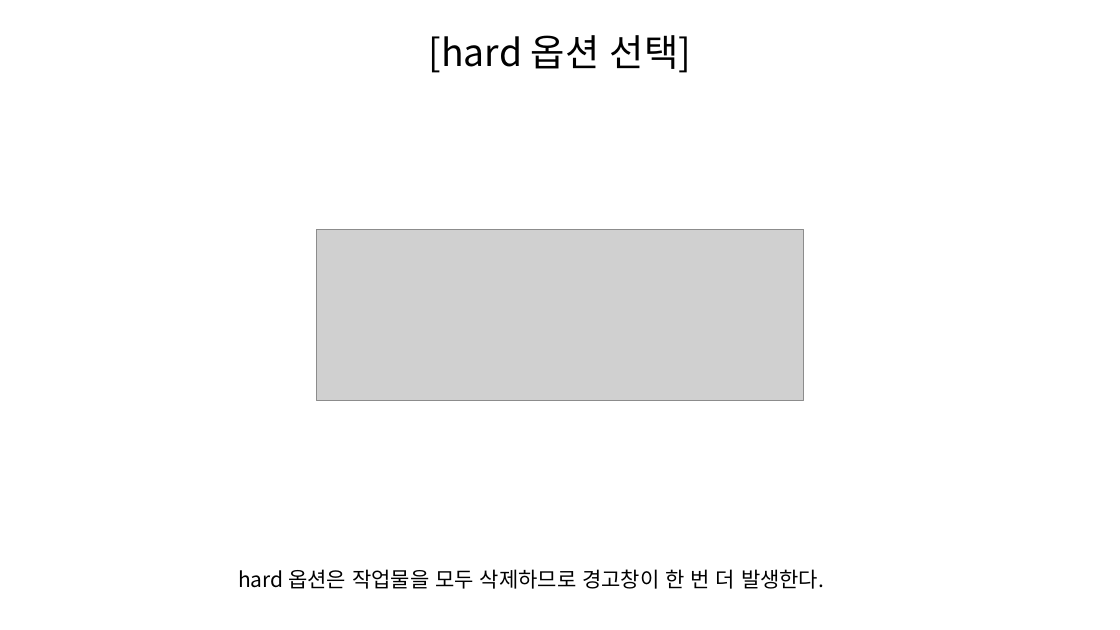
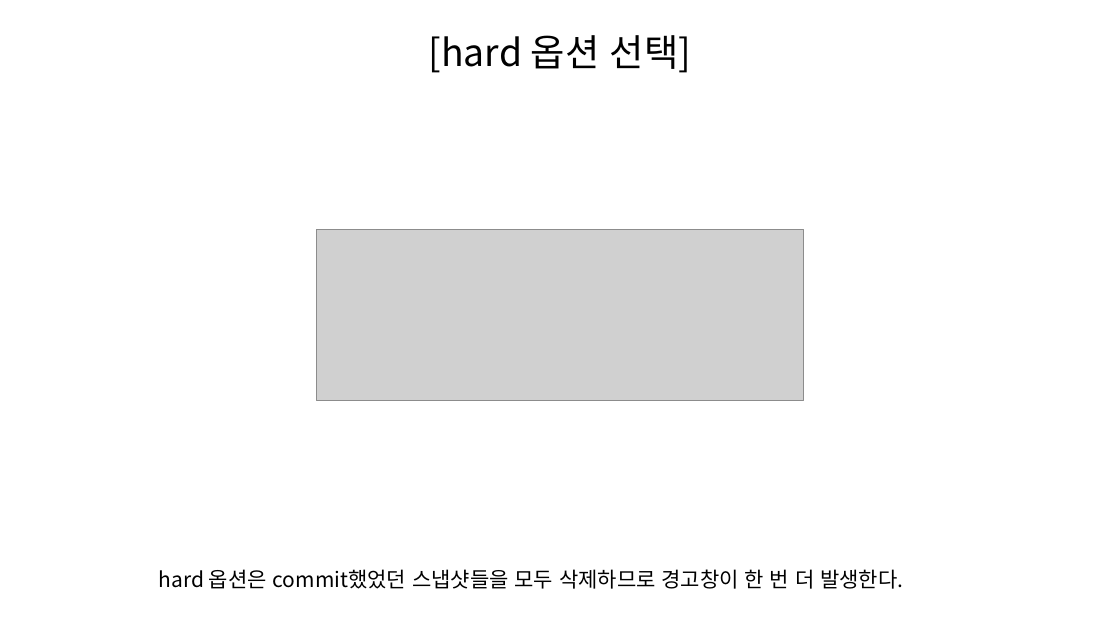
Before and after one commit to SeungHeeNoh/study_well, a slide deck: slide 30 of docs/8. git reset과 revert.pptx (slide 25 before the commit). Drawn at 1120x630 pixels with LibreOffice and Linux fonts; fonts in the diff are those of the drawing; grey boxes stand for pictures. Boxes give left, top, right and bottom in pixels: in the first picture for what was removed or moved away, otherwise in the second. Text is boxed around its words. In the diff, an @@ line names an element or a change of style, - is before the commit and + after.

```diff
--- a/docs/8. git reset과 revert.pptx
+++ b/docs/8. git reset과 revert.pptx
@@ text at [159,569,903,589]: text changed @@
-hard 옵션은 작업물을 모두 삭제하므로 경고창이 한 번 더 발생한다.
+hard 옵션은 commit했었던 스냅샷들을 모두 삭제하므로 경고창이 한 번 더 발생한다.
```
Also in this commit, not shown: 13 other slides changed, 16 slides added, 1 slide removed.
